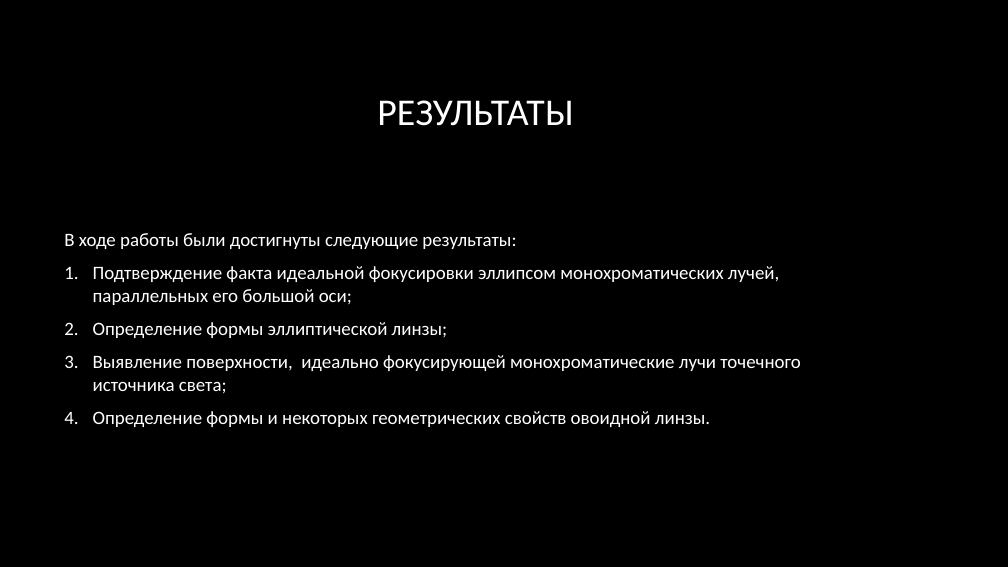
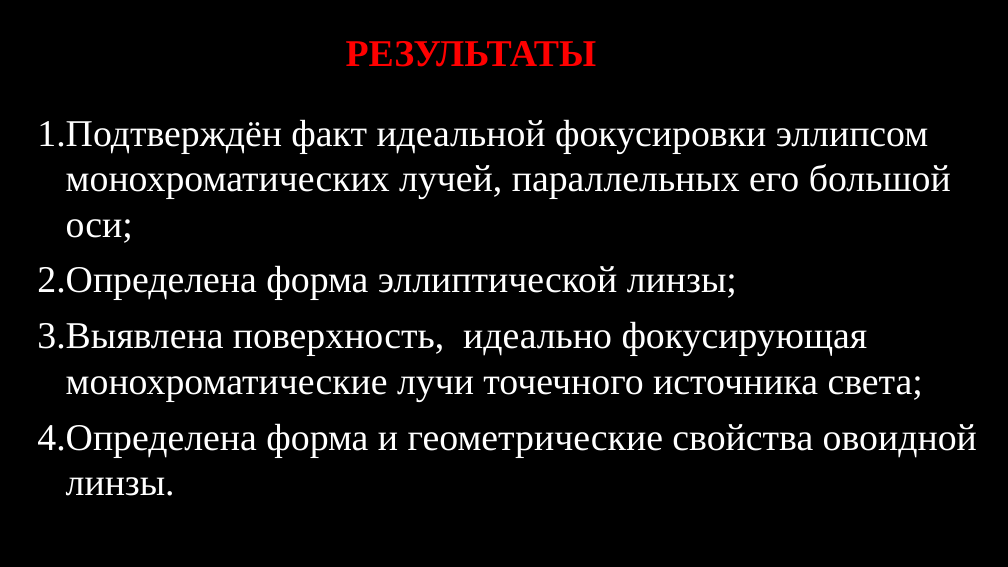
Before and after one commit to KondratovichMaxim/sciense, a slide deck: slide 26 of создания идеальной линзы.pptx (slide 23 before the commit). Drawn at 1008x567 pixels with LibreOffice and Linux fonts; fonts in the diff are those of the drawing; background and template pictures are left out. Boxes give left, top, right and bottom in pixels: in the first picture for what was removed or moved away, otherwise in the second. Text is boxed around its words. In the diff, an @@ line names an element or a change of style, - is before the commit and + after.

```diff
--- a/создания идеальной линзы.pptx
+++ b/создания идеальной линзы.pptx
@@ title "РЕЗУЛЬТАТЫ": place and size @@
-title "РЕЗУЛЬТАТЫ" at <box>377,100,573,126</box>
+title "РЕЗУЛЬТАТЫ" at <box>346,41,596,67</box>
@@ title "РЕЗУЛЬТАТЫ" at <box>346,41,596,67</box>: font Calibri to Times New Roman, text colour #FFFFFF to #FF0000, bold on @@
@@ text at <box>37,119,977,457</box>: text changed; size 18 to 36 pt; font Calibri to Times New Roman @@
-В ходе работы были достигнуты следующие результаты:
-1. Подтверждение факта идеальной фокусировки эллипсом монохроматических лучей, параллельных его большой оси;
-2. Определение формы эллиптической линзы;
-3. Выявление поверхности, идеально фокусирующей монохроматические лучи точечного источника света;
-4. Определение формы и некоторых геометрических свойств овоидной линзы.
+1. Подтверждён факт идеальной фокусировки эллипсом монохроматических лучей, параллельных его большой оси;
+2. Определена форма эллиптической линзы;
+3. Выявлена поверхность, идеально фокусирующая монохроматические лучи точечного источника света;
+4. Определена форма и геометрические свойства овоидной линзы.
```
Also in this commit, not shown: 17 other slides changed, 6 slides added, 3 slides removed.
